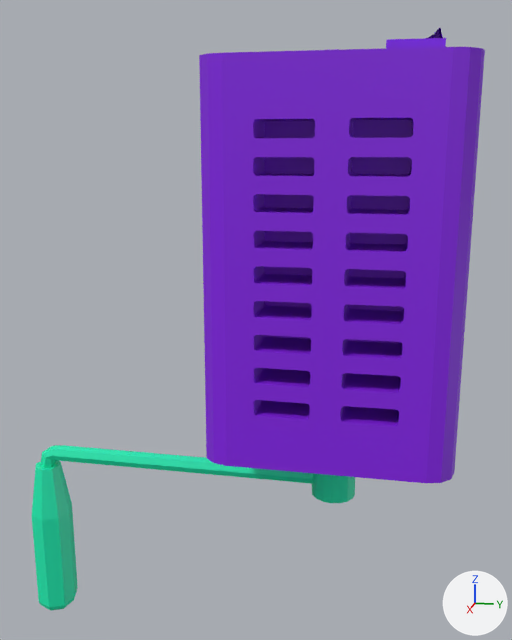
An edit to the FBX model Assets/Models/DynamoMachine.fbx, drawn before and after from the same camera.
Before and after are seen from a 50 mm camera at (-0.746, -0.297, 1.86) aimed at (-1.712, -0.491, 1.618). Lighting does not change. The marker at lower right points along +X, +Y and +Z. Where no turn or scale is listed for an object, it has been applied to the vertices. Vertices at the same position are counted once.

Before the edit, the objects in view are built like this:
```python
me_cube_010 = bpy.data.meshes.new('Cube.010')
me_cube_010.from_pydata(...)  # 1727 vertices, 1473 faces; spans x -0.155..0.155, y -0.155..0.155, z -0.311..0.311
me_cube_010.materials.append(mat_material_001)  # purple #861ee7
me_cylinder_003 = bpy.data.meshes.new('Cylinder.003')
me_cylinder_003.from_pydata(...)  # 159 vertices, 143 faces; spans x -0.034..0.034, y -0.478..0.031, z -0.241..0.05
me_cylinder_003.materials.append(mat_material_002)  # green #15efb2
ob_dynamo = bpy.data.objects.new('Dynamo', me_cube_010)
ob_dynamo.location = (-1.688, -0.372, 1.676)
ob_ruchka = bpy.data.objects.new('Ruchka', me_cylinder_003)
ob_ruchka.location = (-1.688, -0.372, 1.372)
```
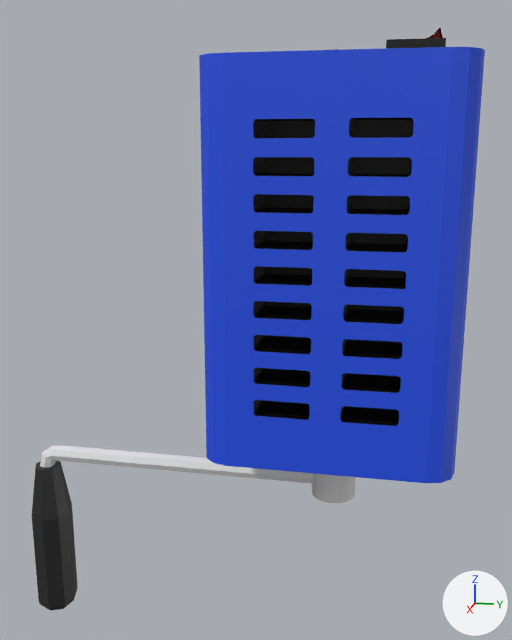
The newer file is also turned or shifted as a whole; pictures and numbers use the older file's frame.

Pixel boxes (x1, y1, x2, y2) of what changed, in the pictures (512 x 640 px):
part 1 of me_cylinder_003, recoloured (green to black)
    both: (32, 461, 78, 611)
part 2 of me_cylinder_003, recoloured (green to grey)
    both: (312, 473, 355, 503)
part 3 of me_cylinder_003, recoloured (green to white)
    both: (40, 445, 64, 468)
part 4 of me_cylinder_003, recoloured (green to white)
    both: (60, 445, 313, 484)
part 5 of me_cube_010, recoloured (purple to black)
    both: (253, 38, 446, 426)
part 6 of me_cube_010, recoloured (purple to blue)
    both: (199, 47, 485, 483)
part 7 of me_cube_010, recoloured
    both: (428, 28, 443, 38)

Diff of the bpy script that builds the scene:
```diff
--- a/Assets/Models/DynamoMachine.fbx.py
+++ b/Assets/Models/DynamoMachine.fbx.py
@@ mat_metall @@
+mat_metall = principled_material('Metall')
+mat_metall.base_color = (0.8, 0.8, 0.8)  # white #e7e7e7
@@ mat_plastic___red @@
+mat_plastic___red = principled_material('Plastic - red')
+mat_plastic___red.base_color = (0.546, 0.0247, 0.0349)  # red #c32c34
@@ mat_metall___blue @@
+mat_metall___blue = principled_material('Metall - blue')
+mat_metall___blue.base_color = (0.0157, 0.0795, 0.8)  # blue #2250e7
@@ mat_plastic___white @@
+mat_plastic___white = principled_material('Plastic - white')
+mat_plastic___white.base_color = (0.572, 0.572, 0.572)  # light grey #c7c7c7
@@ mat_temnota___black @@
+mat_temnota___black = principled_material('Temnota - black')
+mat_temnota___black.base_color = (0.0, 0.0, 0.0)  # black #000000
@@ mat_plastic___black @@
+mat_plastic___black = principled_material('Plastic - black')
+mat_plastic___black.base_color = (0.0161, 0.0161, 0.0161)  # black #222222
@@ me_cylinder_003 @@
 me_cylinder_003.from_pydata(...)  # 159 vertices, 143 faces; spans x -0.034..0.034, y -0.478..0.031, z -0.241..0.05
 # used by ob_ruchka; location = (-1.688, -0.372, 1.372)
+# me_cylinder_003 part 1: all 49 faces centred in x -0.029..0.029, y -0.473..-0.418, z -0.241..0.004 switch from mat_material_002 (green #15efb2) to mat_plastic___black (black #222222)
+# me_cylinder_003 part 2: all 62 faces centred in x -0.03..0.03, y -0.03..0.03, z 0.0..0.05 switch from mat_material_002 (green #15efb2) to mat_metall (white #e7e7e7)
+# me_cylinder_003 part 3: all 24 faces centred in x -0.01..0.01, y -0.454..-0.423, z 0.008..0.035 switch from mat_material_002 (green #15efb2) to mat_metall (white #e7e7e7)
+# me_cylinder_003 part 4: all 8 faces centred in x -0.01..0.01, y -0.225..-0.223, z 0.014..0.036 switch from mat_material_002 (green #15efb2) to mat_metall (white #e7e7e7)
@@ me_cube_010 @@
 # used by ob_dynamo; location = (-1.688, -0.372, 1.676)
-me_cube_010.from_pydata(...)  # 1727 vertices, 1473 faces; spans x -0.155..0.155, y -0.155..0.155, z -0.311..0.311
+me_cube_010.from_pydata(...)  # 1735 vertices, 1477 faces; spans x -0.155..0.155, y -0.155..0.155, z -0.311..0.311
+# me_cube_010 part 5: 595 faces spanning x -0.106..0.155, y -0.099..0.117, z -0.212..0.3 switch from mat_material_001 (purple #861ee7) to mat_temnota___black (black #000000)
+# me_cube_010 part 6: 309 faces spanning x -0.155..0.155, y -0.155..0.155, z -0.201..0.281 switch from mat_material_001 (purple #861ee7) to mat_metall___blue (blue #2250e7)
+# me_cube_010 part 7: 56 faces spanning x -0.079..0.076, y 0.094..0.116, z 0.29..0.311 switch from mat_material_001 (purple #861ee7) to mat_plastic___red (red #c32c34)
+me_cube_010.materials.append(mat_plastic___black)  # black #222222
+me_cube_010.materials.append(mat_metall)  # white #e7e7e7
+me_cube_010.materials.append(mat_plastic___white)  # light grey #c7c7c7
```
